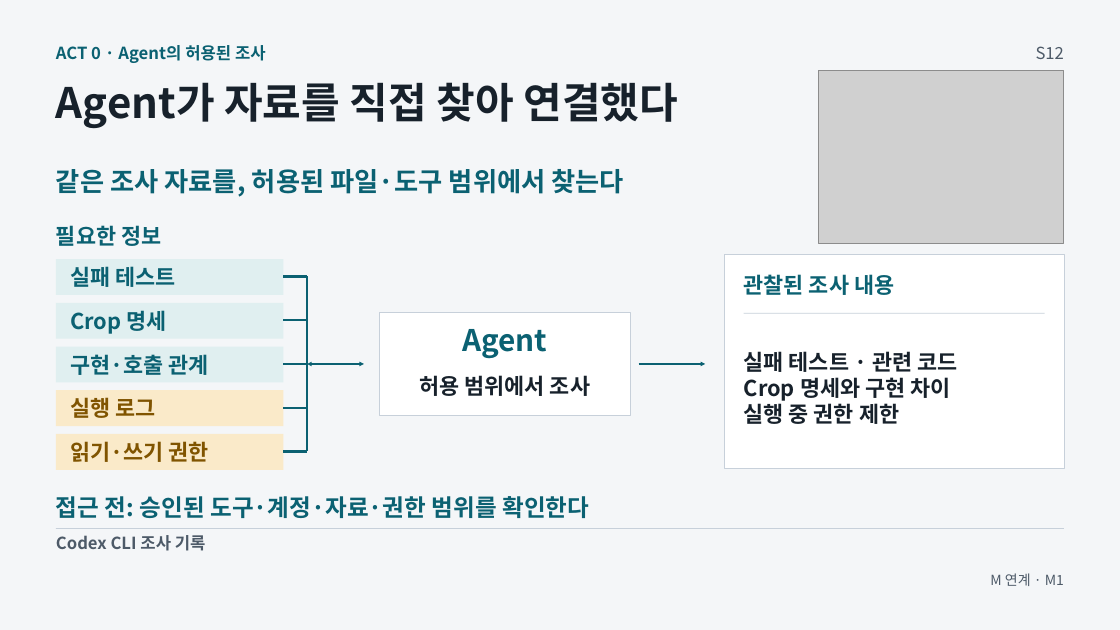
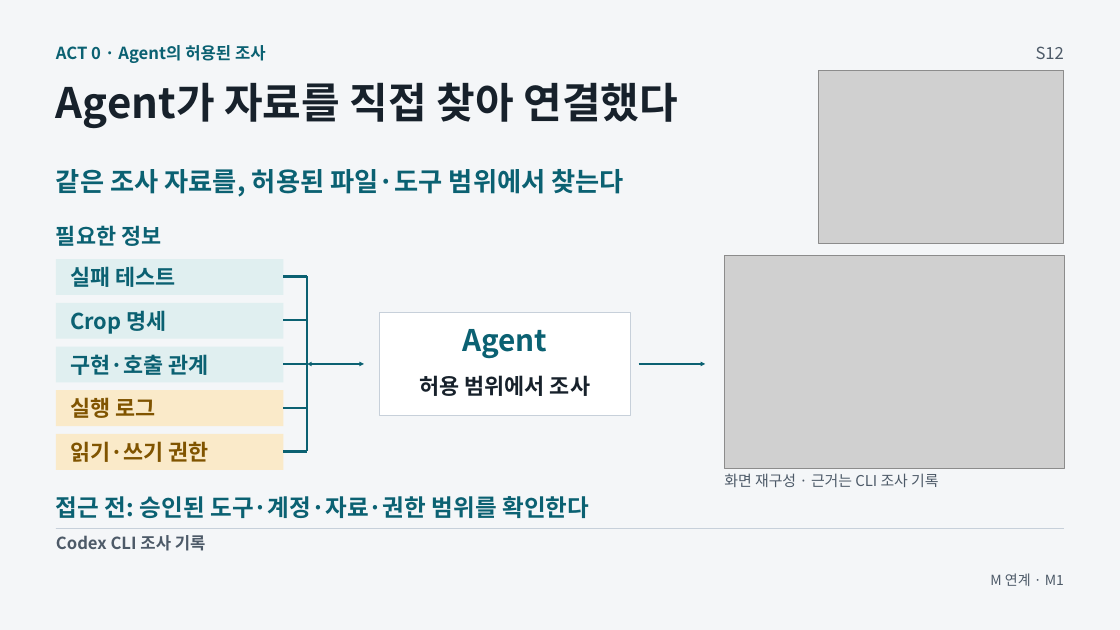
Before and after one commit to GideokKim/ai-dev-training, a slide deck: slide 12 of production/AI_Dev_Training_Full.pptx. Drawn at 1120x630 pixels with LibreOffice and Linux fonts; fonts in the diff are those of the drawing; grey boxes stand for pictures. Boxes give left, top, right and bottom in pixels: in the first picture for what was removed or moved away, otherwise in the second. Text is boxed around its words. In the diff, an @@ line names an element or a change of style, - is before the commit and + after.

```diff
--- a/production/AI_Dev_Training_Full.pptx
+++ b/production/AI_Dev_Training_Full.pptx
@@ rectangle removed at (724, 255, 1064, 469) @@
@@ picture added at (724, 255, 1064, 468) @@
@@ text removed at (744, 274, 894, 295) @@
-관찰된 조사 내용
@@ line removed from (744, 313) to (1045, 313) @@
@@ text removed at (744, 351, 957, 424) @@
-실패 테스트 · 관련 코드
-Crop 명세와 구현 차이
-실행 중 권한 제한
@@ text added at (724, 473, 938, 487), 12.8 pt, text #4D5A68 @@
+화면 재구성 · 근거는 CLI 조사 기록
```
Also in this commit, not shown: 1 other slide changed, 23 other files.
